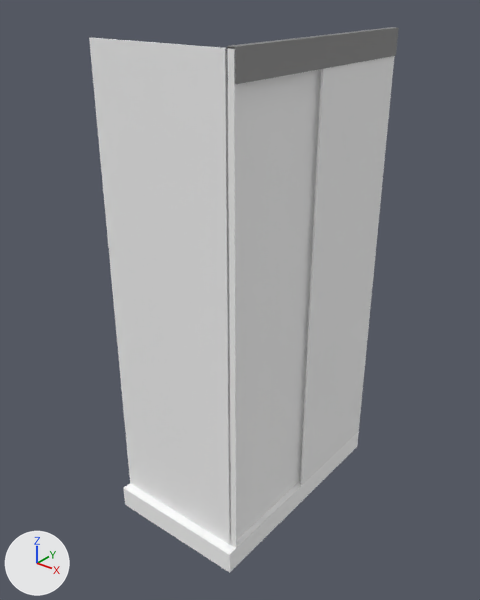
The FBX model LosArcosVisualization/Assets/01_Maya/ShowerCabinBath03.fbx, before and after one commit.
The view is the same before and after, from a 50 mm camera at (4.38, -4.3, 3.05) aimed at (2.55, -2.02, 1.63). The axes (+X, +Y, +Z) are drawn at lower left. The lights are the same throughout. Where no turn or scale is listed for an object, it has been applied to the vertices.

Objects in the first picture: 'LowerFrameBath03', 'UpperFrameBath03', 'Window1Bath03', 'Window2Bath03', 'Window3Bath03'.
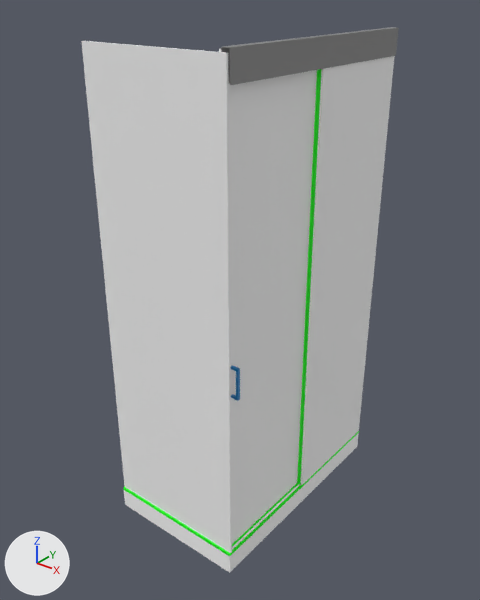
Where the newer file only moved an object's origin or applied its transform, the numbers keep the older frame.

Edits to the bpy script that builds the scene:
```text
Add mat_showerhandle:
    mat_showerhandle = principled_material('ShowerHandle')
    mat_showerhandle.base_color = (0.0, 0.193, 0.495)  # blue #007abb
Add mat_metalrail:
    mat_metalrail = principled_material('MetalRail')
    mat_metalrail.base_color = (0.0, 1.0, 0.0)  # green #00ff00
Change me_mesh_001:
    where me_mesh_001.from_pydata(...)  # 16 vertices, 14 faces; spans x -0.03..0.007, y 0.047..1.2, z -0.115..0.003
    used by ob_upperframebath03; location = (2.929, -2.565, 2.849)
    before: 0 (0.005, 0.047, -0.115) at pixel (235, 84), 1 (0.005, 0.047, 0.0) at pixel (235, 47), 6 (-0.028, 0.047, -0.115) at pixel (227, 83), 7 (-0.028, 0.047, 0.0) at pixel (227, 46), 8 (0.007, 0.047, 0.003) at pixel (235, 46)
    before: 9 (-0.03, 0.047, 0.003) at pixel (226, 45), 12 (0.007, 0.047, -0.115) at pixel (235, 84), 15 (-0.03, 0.047, -0.115) at pixel (227, 83)
    me_mesh_001 part 1
    add for i in [0, 1, *range(6, 10), 12, 15]: me_mesh_001.vertices[i].co += Vector((0.0, -0.028, 0.0))
Add me_mesh_010:
    me_mesh_010.from_pydata(...)  # 124 vertices, 110 faces; spans x -0.025..0.025, y -0.008..0.008, z -0.075..0.075
    me_mesh_010.materials.append(mat_showerhandle)  # blue #007abb
Add me_mesh_007:
    me_mesh_007.from_pydata(...)  # 12 vertices, 10 faces; spans x -0.723..0.0, y 0.0..1.202, z -0.01..0.0
    me_mesh_007.materials.append(mat_metalrail)  # green #00ff00
Add me_mesh_009:
    me_mesh_009.from_pydata(...)  # 24 vertices, 22 faces; spans x -0.04..0.0, y 0.0..0.05, z -2.2..0.0
    me_mesh_009.materials.append(mat_metalrail)  # green #00ff00
Add me_mesh_008:
    me_mesh_008.from_pydata(...)  # 12 vertices, 10 faces; spans x -0.69..0.01, y -0.01..1.15, z -0.01..0.0
    me_mesh_008.materials.append(mat_metalrail)  # green #00ff00
Change ob_window2bath03:
    ob_window2bath03.location: (2.209, -2.518, 0.644) -> (2.208, -2.556, 0.634)
Add ob_showerhandlebath03:
    ob_showerhandlebath03 = bpy.data.objects.new('ShowerHandleBath03', me_mesh_010)
    ob_showerhandlebath03.location = (2.913, -2.506, 1.55)
Add ob_outerbentshowerrailbath03:
    ob_outerbentshowerrailbath03 = bpy.data.objects.new('OuterBentShowerRailBath03', me_mesh_007)
    ob_outerbentshowerrailbath03.location = (2.93, -2.566, 0.644)
Add ob_showersliderbath03:
    ob_showersliderbath03 = bpy.data.objects.new('ShowerSliderBath03', me_mesh_009)
    ob_showersliderbath03.location = (2.919, -1.965, 2.844)
Add ob_innerbentshowerrailbath03:
    ob_innerbentshowerrailbath03 = bpy.data.objects.new('InnerBentShowerRailBath03', me_mesh_008)
    ob_innerbentshowerrailbath03.location = (2.899, -2.517, 0.644)
```

Where the change shows, as pixel boxes [x1, y1, x2, y2] in the pictures (480 x 600 px; the box of a moved part takes in the faces that stretch with it):
'Window2Bath03', moved: before [89, 38, 237, 548]; after [81, 41, 232, 553]
'ShowerSliderBath03', added (green): after [297, 69, 322, 485]
'OuterBentShowerRailBath03', added (green): after [123, 431, 359, 556]
'ShowerHandleBath03', added: after [231, 365, 240, 401]
'InnerBentShowerRailBath03', added: after [232, 483, 298, 547]
part 1 of me_mesh_001, moved or reshaped: before [227, 45, 325, 84]; after [221, 45, 325, 85]
